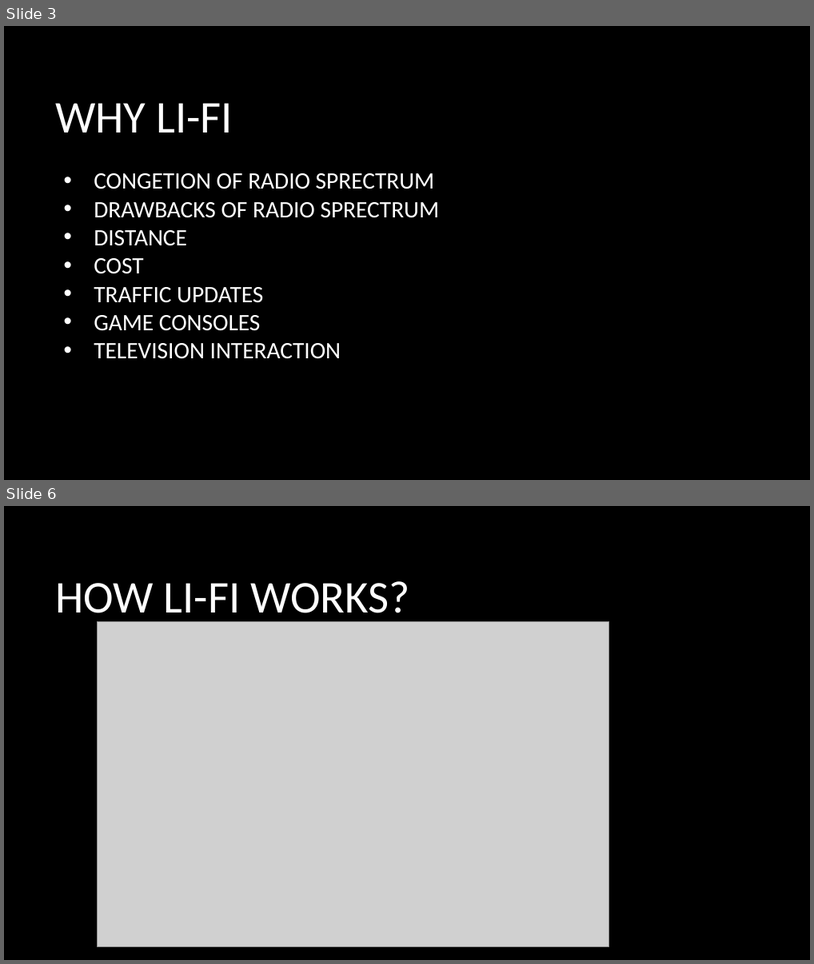
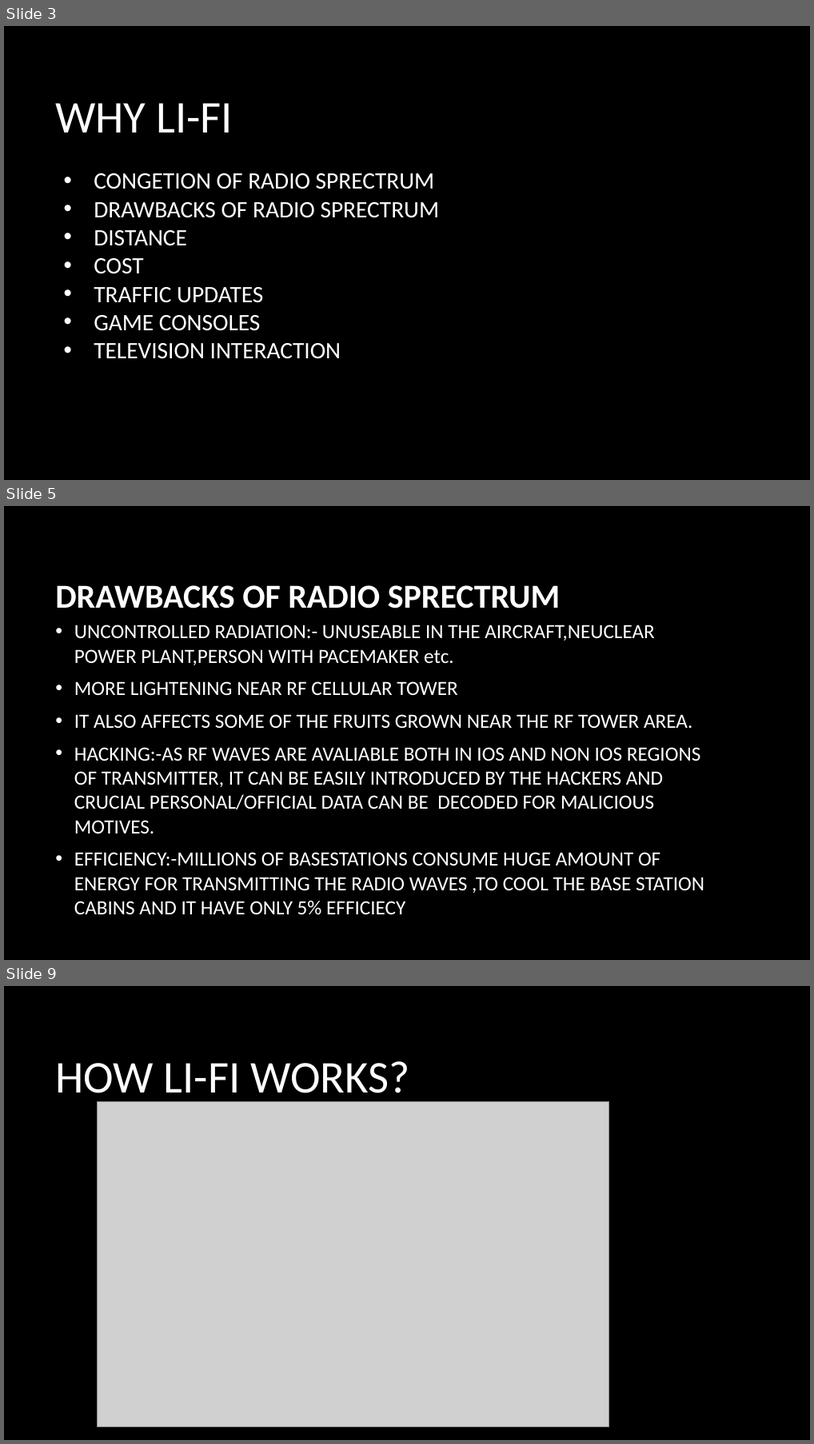
Before and after one commit to dedebanu/LIFI, a slide deck: VERSION CONTROL SYSTEM USING GIT.pptx. Shown one above the other, each under a label of ours: slides 3 and 6 before the commit, slides 3, 5 and 9 after it; the slides between them are not shown. The pictures are 814x964 and 814x1444 pixels, drawn with LibreOffice and Linux fonts; fonts in the diff are those of the drawing; grey boxes stand for pictures; background and template pictures are left out. Boxes give left, top, right and bottom in pixels: in the first picture for what was removed or moved away, otherwise in the second. Text is boxed around its words. In the diff, an @@ line names an element or a change of style, - is before the commit and + after.

```diff
--- a/VERSION CONTROL SYSTEM USING GIT.pptx
+++ b/VERSION CONTROL SYSTEM USING GIT.pptx
@@ slide 5 added at (x1=4, y1=506, x2=810, y2=960), background picture (left out) @@
@@ title added at (x1=55, y1=585, x2=560, y2=608), 40 pt, text #FFFFFF, bold @@
+DRAWBACKS OF RADIO SPRECTRUM
@@ text added at (x1=74, y1=624, x2=705, y2=915), 24 pt, text #FFFFFF @@
+• UNCONTROLLED RADIATION:- UNUSEABLE IN THE AIRCRAFT,NEUCLEAR POWER PLANT,PERSON WITH PACEMAKER etc.
+• MORE LIGHTENING NEAR RF CELLULAR TOWER
+• IT ALSO AFFECTS SOME OF THE FRUITS GROWN NEAR THE RF TOWER AREA.
+• HACKING:-AS RF WAVES ARE AVALIABLE BOTH IN IOS AND NON IOS REGIONS OF TRANSMITTER, IT CAN BE EASILY INTRODUCED BY THE HACKERS AND CRUCIAL PERSONAL/OFFICIAL DATA CAN BE DECODED FOR MALICIOUS MOTIVES.
+• EFFICIENCY:-MILLIONS OF BASESTATIONS CONSUME HUGE AMOUNT OF ENERGY FOR TRANSMITTING THE RADIO WAVES ,TO COOL THE BASE STATION CABINS AND IT HAVE ONLY 5% EFFICIECY
@@ what was slide 6 is now slide 9 @@
```
Also in this commit, not shown: 8 slides changed, 13 other slides added, 1 slide removed.
